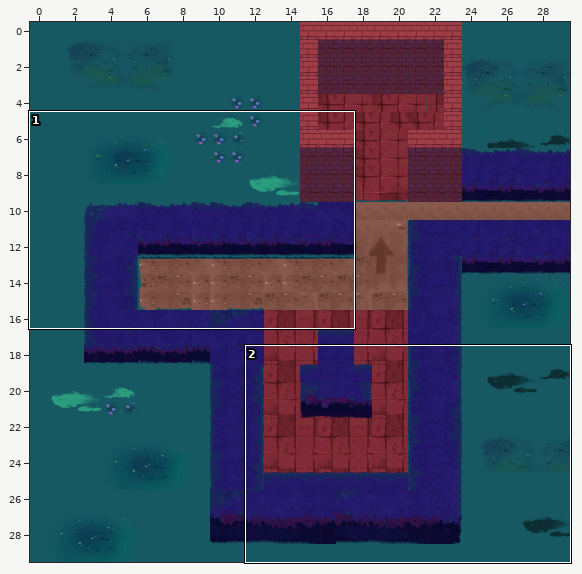
Tiled map -- assets/maps/tutorial/KeyDoorIntro.tmx. The picture above shows the old version from afar; the outline marks the close-up.
Close-up. Before the edit:
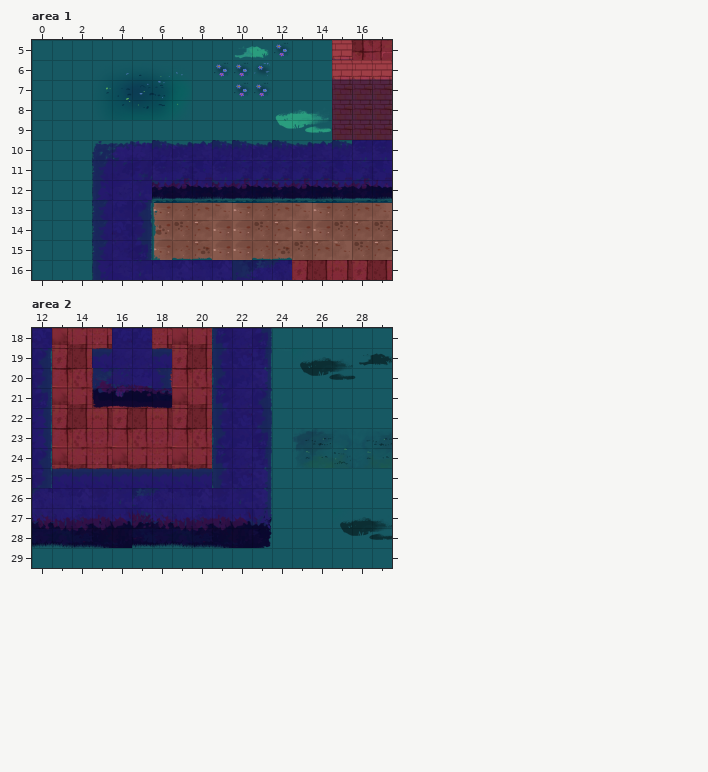
Cells are 128x128 px. Shown: area 1 x 0..17, y 5..16; area 2 x 12..29, y 18..29. The commit also changed other parts of the map, which this record leaves out.
The same view after the edit:
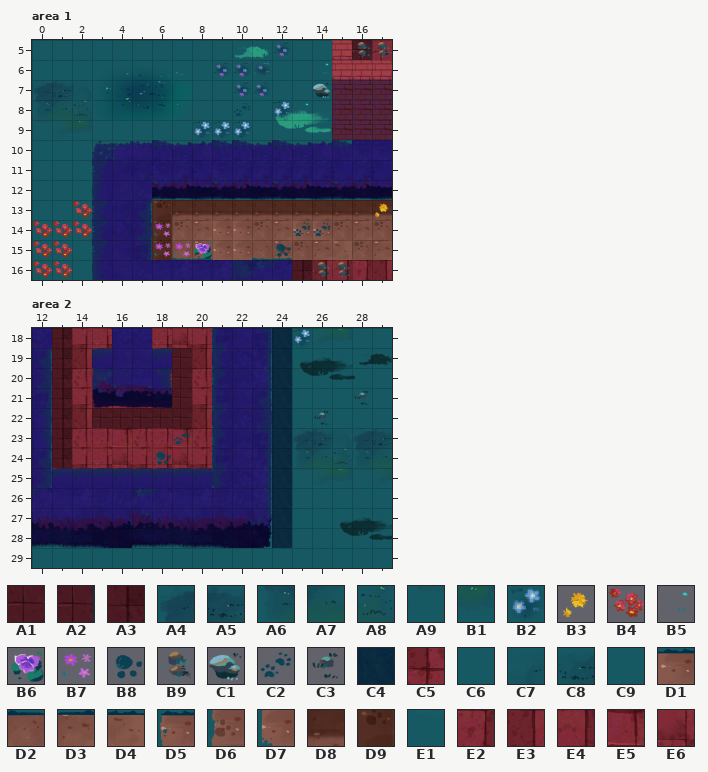
Key: from "IMG_7622": A1 3, A2 7, A3 8; from "decorations": A4 5, A5 6, A6 17, A7 18, A8 19, A9 29, B1 31; from "decorations-2": B2 41, B3 44, B4 53, B5 54, B6 58, B7 66, B8 98, B9 104, C1 105, C2 110, C3 117; from "grass_shadow2": C4 2; from "path-1": C5 67, C6 138; from "path-2": C7 8, C8 9, C9 31, D1 135, D2 136, D3 137, D4 138; from "path-3": D5 144, D6 208, D7 224; from "sand_shadow": D8 14, D9 24; from "walls-1": E1 200; from "walls-2": E2 106, E3 107, E4 108, E5 121, E6 136.
__ is an empty cell, .. an unchanged one.
Tiles of an added or newly shown layer are drawn over the layers below it.
See-through tiles are keyed as they look on the map.
The edit:
--- layer "ground", area 1
@@ x 16..16 @@
- 5 C5
+ 5 A2
@@ x 0..2 @@
- 7 C6 C6 ..
- 8 C6 C6 C6
- 9 .. .. C6
+ 7 A4 A5 ..
+ 8 A6 A7 A8
+ 9 .. .. B1
@@ x 6..17 @@
-13 D5 D2 D3 D4 D1 D2 D3 D4 D1 D2 D3 D4
-14 D6 .. .. .. .. .. .. .. .. .. .. ..
-15 D7 .. .. .. .. .. .. .. .. .. .. ..
-16 .. .. .. .. .. .. .. E2 .. .. .. ..
+13 D9 D8 D8 D8 D8 D8 D8 D8 D8 D8 D8 D8
+14 D9 .. .. .. .. .. .. .. .. .. .. ..
+15 D9 .. .. .. .. .. .. .. .. .. .. ..
+16 .. .. .. .. .. .. .. A3 .. .. .. ..
--- layer "decorations" (now shown), area 1
@@ x 8..17 @@
- 5 .. .. .. .. .. .. .. .. __ __
- 6 .. .. .. .. .. .. __ .. .. ..
- 7 .. .. .. .. .. .. __ .. .. ..
- 8 .. .. __ .. __ __ .. .. .. ..
- 9 __ __ __ .. .. .. .. .. .. ..
+ 5 .. .. .. .. .. .. .. .. B9 B9
+ 6 .. .. .. .. .. .. B5 .. .. ..
+ 7 .. .. .. .. .. .. C1 .. .. ..
+ 8 .. .. C2 .. B2 B5 .. .. .. ..
+ 9 B2 B2 B2 .. .. .. .. .. .. ..
@@ x 0..17 @@
-13 .. .. __ .. .. .. .. .. .. .. .. .. .. .. .. .. .. __
-14 __ __ __ .. .. .. __ .. .. .. .. .. .. __ __ .. .. ..
-15 __ __ .. .. .. .. __ __ __ .. .. .. __ .. .. .. .. ..
-16 __ __ .. .. .. .. .. .. .. .. .. .. .. .. __ __ .. ..
+13 .. .. B4 .. .. .. .. .. .. .. .. .. .. .. .. .. .. B3
+14 B4 B4 B4 .. .. .. B7 .. .. .. .. .. .. C2 C2 .. .. ..
+15 B4 B4 .. .. .. .. B7 B7 B6 .. .. .. B8 .. .. .. .. ..
+16 B4 B4 .. .. .. .. .. .. .. .. .. .. .. .. B9 B9 .. ..
--- layer "ground", area 2
@@ x 13..29 @@
-18 E6 .. .. .. .. .. .. .. .. .. .. C6 C6 .. C6 .. ..
-19 E2 .. .. .. .. .. E2 .. .. .. .. E1 .. .. .. .. ..
-20 E5 .. .. .. .. .. E5 .. .. .. .. C9 .. .. .. .. ..
-21 E6 .. .. .. .. .. E6 .. .. .. .. C9 .. .. .. .. ..
-22 E2 .. E4 E2 E3 E4 E2 .. .. .. .. C9 .. .. .. .. ..
-23 E5 .. .. .. .. .. .. .. .. .. .. C9 .. .. .. C7 C8
-24 E6 .. .. .. .. .. .. .. .. .. .. C9 .. .. .. .. ..
-25 .. .. .. .. .. .. .. .. .. .. .. C9 .. .. C6 .. ..
-26 .. .. .. .. .. .. .. .. .. .. .. C9 .. .. .. .. ..
-27 .. .. .. .. .. .. .. .. .. .. .. C9 .. .. .. .. ..
-28 .. .. .. .. .. .. .. .. .. .. .. C9 .. .. .. .. ..
+18 A3 .. .. .. .. .. .. .. .. .. .. C4 A9 .. B1 .. ..
+19 A3 .. .. .. .. .. A1 .. .. .. .. C4 .. .. .. .. ..
+20 A3 .. .. .. .. .. A1 .. .. .. .. C4 .. .. .. .. ..
+21 A3 .. .. .. .. .. A1 .. .. .. .. C4 .. .. .. .. ..
+22 A3 .. A1 A1 A1 A1 A1 .. .. .. .. C4 .. .. .. .. ..
+23 A3 .. .. .. .. .. .. .. .. .. .. C4 .. .. .. A4 A5
+24 A3 .. .. .. .. .. .. .. .. .. .. C4 .. .. .. .. ..
+25 .. .. .. .. .. .. .. .. .. .. .. C4 .. .. B1 .. ..
+26 .. .. .. .. .. .. .. .. .. .. .. C4 .. .. .. .. ..
+27 .. .. .. .. .. .. .. .. .. .. .. C4 .. .. .. .. ..
+28 .. .. .. .. .. .. .. .. .. .. .. C4 .. .. .. .. ..
--- layer "decorations" (now shown), area 2
@@ x 25..25 @@
-18 __
+18 B2
@@ x 18..28 @@
-21 .. .. .. .. .. .. .. .. .. .. __
-22 .. .. .. .. .. .. .. .. __ .. ..
-23 .. __ .. .. .. .. .. .. .. .. ..
-24 __ .. .. .. .. .. .. .. .. .. ..
+21 .. .. .. .. .. .. .. .. .. .. C3
+22 .. .. .. .. .. .. .. .. C3 .. ..
+23 .. C2 .. .. .. .. .. .. .. .. ..
+24 B8 .. .. .. .. .. .. .. .. .. ..
